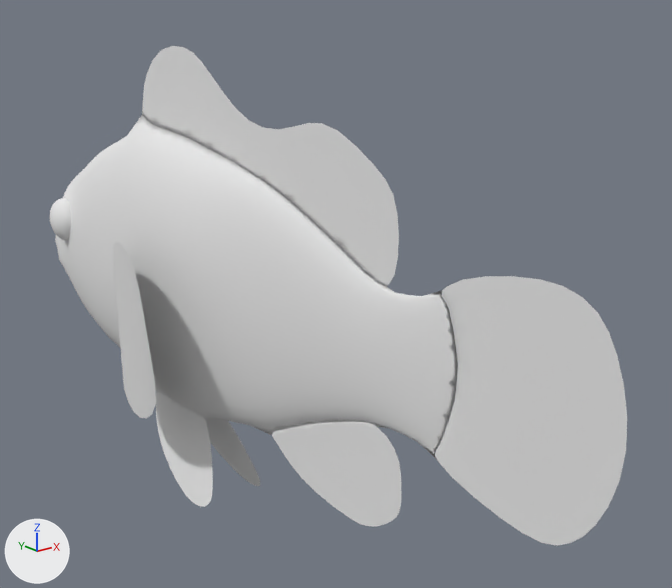
What one commit did to the Blender file Assets/__Files/Model/Fishes/clown-fish/source/Clown Fish.blend.
Both versions are drawn from a camera (50 mm lens) standing at (-0.338, -0.213, 0.235) and looking at (0.069, 0.296, 0.031). Every picture has the same lights, and +X, +Y and +Z are marked at lower left.

The older version as bpy lines, for what is in view:
```python
me_circle = bpy.data.meshes.new('Circle')
me_circle.from_pydata(...)  # 2680 vertices, 2925 faces; spans x -0.9..0.9, y -1.66..1.69, z -3.07..3.18
me_circle.polygons.foreach_set('use_smooth', [True] * 2925)
me_circle.materials.append(mat_material_001)  # white #e7e7e7
ob_circle = bpy.data.objects.new('Circle', me_circle)
ob_circle.location = (0.0116, 0.3408, 0.028)
ob_circle.rotation_euler = (1.571, 0.0, 0.00349)  # degrees (90, 0, 0.2)
ob_circle.scale = (0.0835, 0.104, 0.104)
```
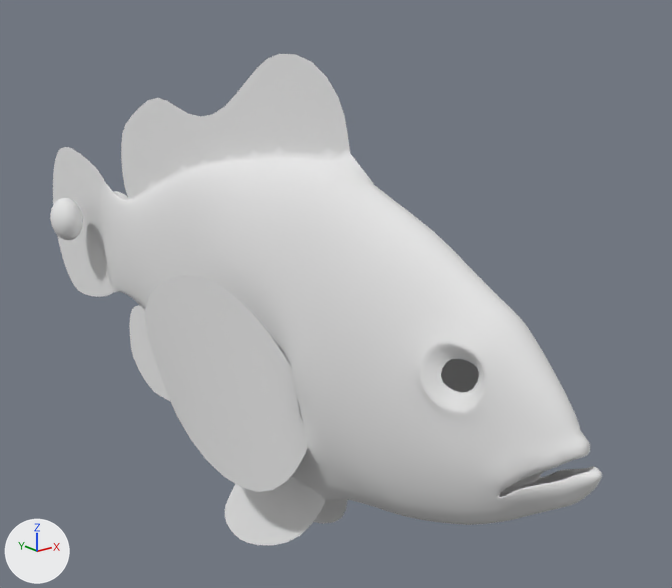
The change, as a diff of the scene's bpy script:
```diff
--- a/Assets/__Files/Model/Fishes/clown-fish/source/Clown Fish.blend.py
+++ b/Assets/__Files/Model/Fishes/clown-fish/source/Clown Fish.blend.py
@@ ob_circle @@
 ob_circle.location = (0.0116, 0.3408, 0.028)
-ob_circle.rotation_euler = (1.571, 0.0, 0.00349)  # degrees (90, 0, 0.2)
+ob_circle.rotation_euler = (1.571, 0.0, -3.14)  # degrees (90, 0, -180)
 ob_circle.scale = (0.0835, 0.104, 0.104)
```

What differs and where, as boxes (x1, y1, x2, y2) in the pictures (672 x 588 px):
'Circle', turned: before (55, 46, 627, 546); after (53, 54, 602, 545)
'Sphere', reshaped: before (50, 198, 71, 241); after (50, 191, 129, 240)
